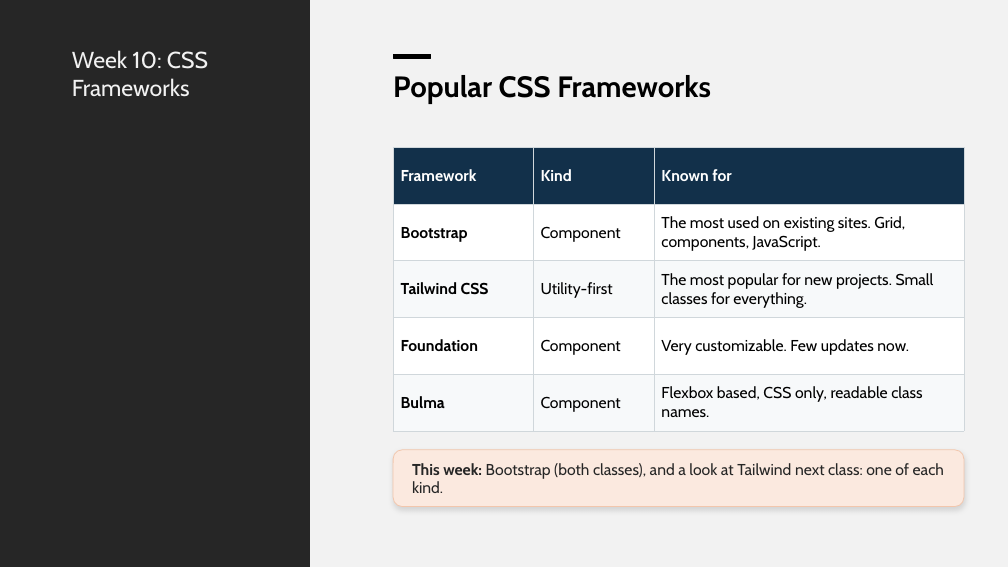
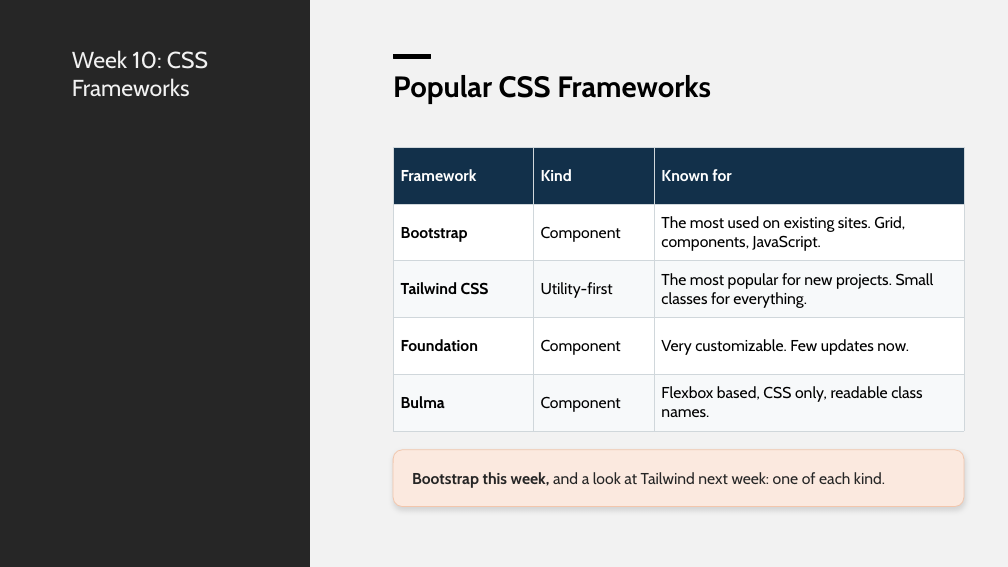
Before and after one commit to x97gfq/WEBD1000_Fall2026, a slide deck: slide 11 of 10_CSS_Frameworks/CSS_Frameworks_Bootstrap.pptx. Drawn at 1008x567 pixels with LibreOffice and Linux fonts; fonts in the diff are those of the drawing. Boxes give left, top, right and bottom in pixels: in the first picture for what was removed or moved away, otherwise in the second. Text is boxed around its words. In the diff, an @@ line names an element or a change of style, - is before the commit and + after.

```diff
--- a/10_CSS_Frameworks/CSS_Frameworks_Bootstrap.pptx
+++ b/10_CSS_Frameworks/CSS_Frameworks_Bootstrap.pptx
@@ text at (412, 472, 885, 488): text changed @@
-This week: Bootstrap (both classes), and a look at Tailwind next class: one of each kind.
+Bootstrap this week, and a look at Tailwind next week: one of each kind.
```
Also in this commit, not shown: 7 other slides changed, 8 slides added, 19 slides removed, 30 other files.
